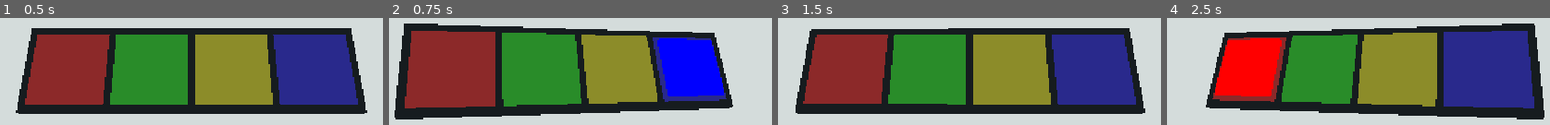
Above: before the commit, frames 1-4 (left to right).
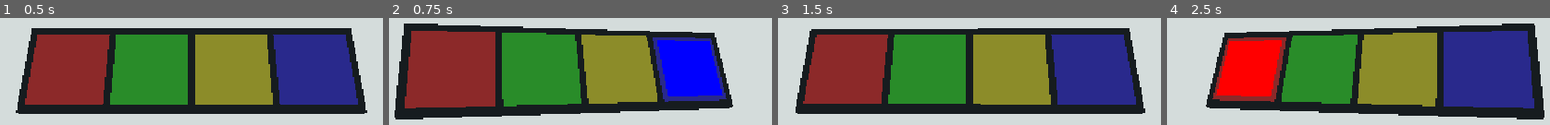
Above: after the commit, the same moments.

Repository: kchy3731/resol
Game: Godot game, scene res://main.tscn
Two runs of this game, one before a commit and one after it. Both use one fixed random seed, a clock stepped at 60 frames per second and the inputs below.
Inputs:
- Up to frame 1 (0.5 s): no input
- Up to frame 2 (0.75 s): tap Enter at 0.5 s; hold K (game_blue) from 0.53 s (still down)
- Up to frame 3 (1.5 s): tap F (game_green) at 0.8, 1.35 s; tap Space at 1.25 s; release K (game_blue) at 1.28 s
- Up to frame 4 (2.5 s): tap D (game_red) at 1.55 s; tap Enter at 2 s; hold D (game_red) from 2.03 s (still down); tap J (game_yellow) at 2.3 s

Frame 1 is identical in both runs. In frame 2, 0.5% of the frame differs, in the area x 70-88%, y 18-73%; in frame 3, 0.2%; in frame 4, 0.6%, in the area x 10-98%, y 15-93%.

Commit message:
add Alata

Diff:
--- a/main.tscn
+++ b/main.tscn
@@ -377,9 +377,13 @@
 yellow_button = NodePath("Export/Base/Yellow")
 blue_button = NodePath("Export/Base/Blue")
 
-[node name="MotionFX" type="Node" parent="Simon" unique_id=225199472 node_paths=PackedStringArray("base")]
+[node name="MotionFX" type="Node" parent="Simon" unique_id=225199472 node_paths=PackedStringArray("base", "red_button", "green_button", "yellow_button", "blue_button")]
 script = ExtResource("2_efxa6")
 base = NodePath("../Export/Base")
+red_button = NodePath("../Export/Base/Red")
+green_button = NodePath("../Export/Base/Green")
+yellow_button = NodePath("../Export/Base/Yellow")
+blue_button = NodePath("../Export/Base/Blue")
 apex = 0.005
 
 [node name="Export" type="Node3D" parent="Simon" unique_id=60390735]
--- a/simon_motion_fx.gd
+++ b/simon_motion_fx.gd
@@ -1,6 +1,11 @@
 extends Node
 
 @export var base: Node3D
+
+@export var red_button: Node3D
+@export var green_button: Node3D
+@export var yellow_button: Node3D
+@export var blue_button: Node3D
 
 @export var apex: float = 0.0005
 
@@ -21,17 +26,25 @@
 	if (Input.is_action_pressed("game_red")):
 		rotation_delta.y -= 0.25
 		position_delta.z -= 0.1
+		red_button.position.y = 0.066
+	else: red_button.position.y = 0.166
 	if (Input.is_action_pressed("game_green")):
 		rotation_delta.y -= 0.1
 		position_delta.z -= 0.1
+		green_button.position.y = 0.066
+	else: green_button.position.y = 0
 	if (Input.is_action_pressed("game_yellow")):
 		rotation_delta.y += 0.1
 		position_delta.z -= 0.1
+		yellow_button.position.y = 0.066
+	else: yellow_button.position.y = 0.166
 	if (Input.is_action_pressed("game_blue")):
 		rotation_delta.y += 0.25
 		position_delta.z -= 0.1
+		blue_button.position.y = 0.066
+	else: blue_button.position.y = 0.166
 
 	var target_position = base_position + position_delta
 	var target_rotation = base_rotation + rotation_delta
-	base.global_position = lerp(base.global_position, target_position, _delta * 30.0)
+	base.global_position = lerp(base.global_position, target_position, _delta * 25.0)
 	base.global_rotation = lerp(base.global_rotation, target_rotation, _delta * 30.0)
Binary file added: assets/fonts/Alata/src/Alata-Regular.ttf
Not shown, added: assets/fonts/Alata/src/Alata-Regular.ttf.import
Not shown, added: assets/fonts/Alata/src/OFL.txt
